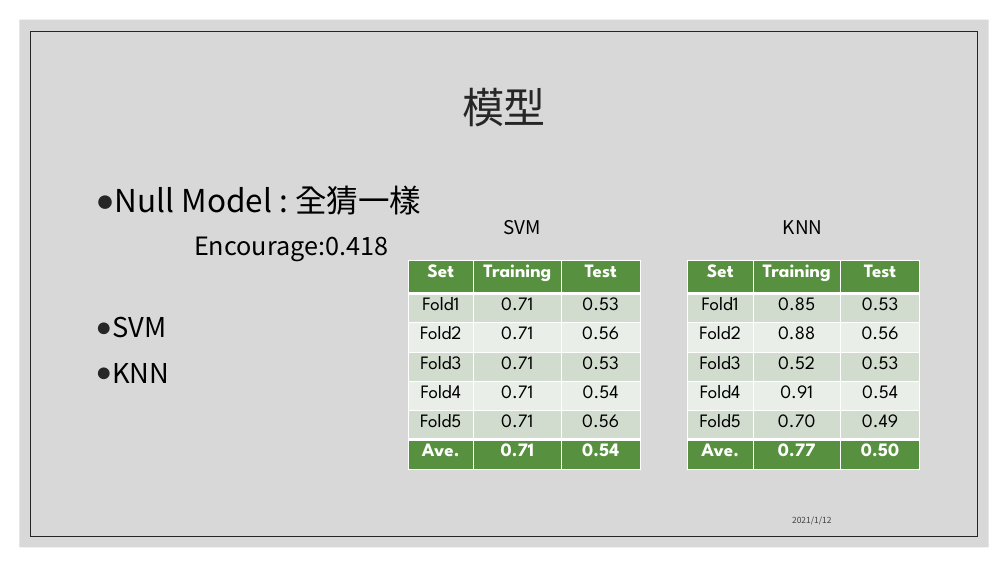
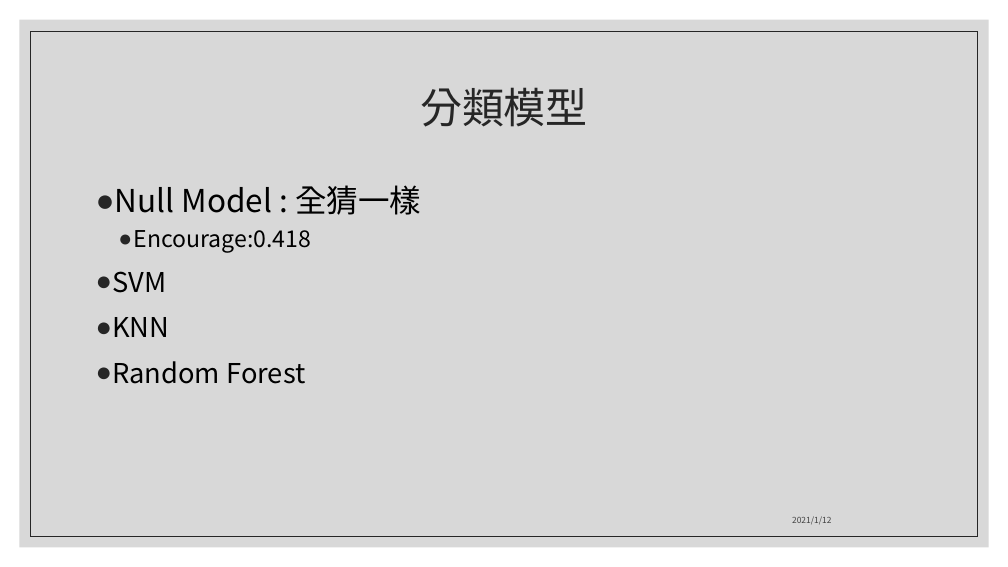
Before and after one commit to 1091-datascience/finalproject-group10, a slide deck: slide 6 of docs/Data Science Final .pptx. Drawn at 1008x567 pixels with LibreOffice and Linux fonts; fonts in the diff are those of the drawing. Boxes give left, top, right and bottom in pixels: in the first picture for what was removed or moved away, otherwise in the second. Text is boxed around its words. In the diff, an @@ line names an element or a change of style, - is before the commit and + after.

Commit message:
PPT update

```diff
--- a/docs/Data Science Final .pptx
+++ b/docs/Data Science Final .pptx
@@ title at bbox=[420, 87, 588, 127]: text changed @@
-模型
+分類模型
@@ text at bbox=[134, 230, 312, 253]: size 24 to 22 pt in "Encourage:0.418"; bullet none to ● @@
@@ text removed at bbox=[503, 220, 540, 235] @@
-SVM
@@ text removed at bbox=[783, 220, 823, 234] @@
-KNN
@@ table removed at bbox=[408, 260, 641, 475], 7 rows, 3 columns @@
-Set | Training | Test
-Fold1 | 0.71 | 0.53
-Fold2 | 0.71 | 0.56
-Fold3 | 0.71 | 0.53
-Fold4 | 0.71 | 0.54
-Fold5 | 0.71 | 0.56
-Ave. | 0.71 | 0.54
@@ table removed at bbox=[687, 260, 920, 475], 7 rows, 3 columns @@
-Set | Training | Test
-Fold1 | 0.85 | 0.53
-Fold2 | 0.88 | 0.56
-Fold3 | 0.52 | 0.53
-Fold4 | 0.91 | 0.54
-Fold5 | 0.70 | 0.49
-Ave. | 0.77 | 0.50
@@ text at bbox=[112, 361, 305, 384]: paragraph added @@
+● Random Forest
```
Also in this commit, not shown: 5 slides added, 3 other files.
